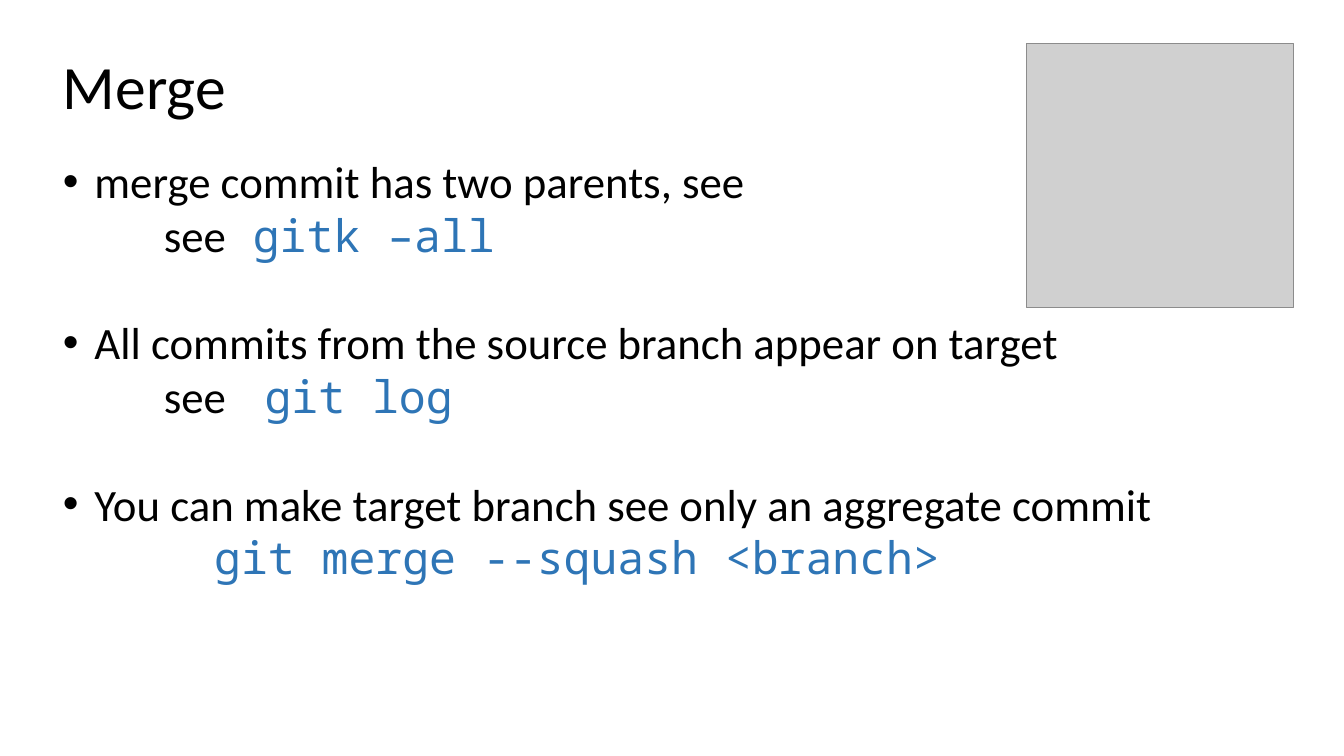
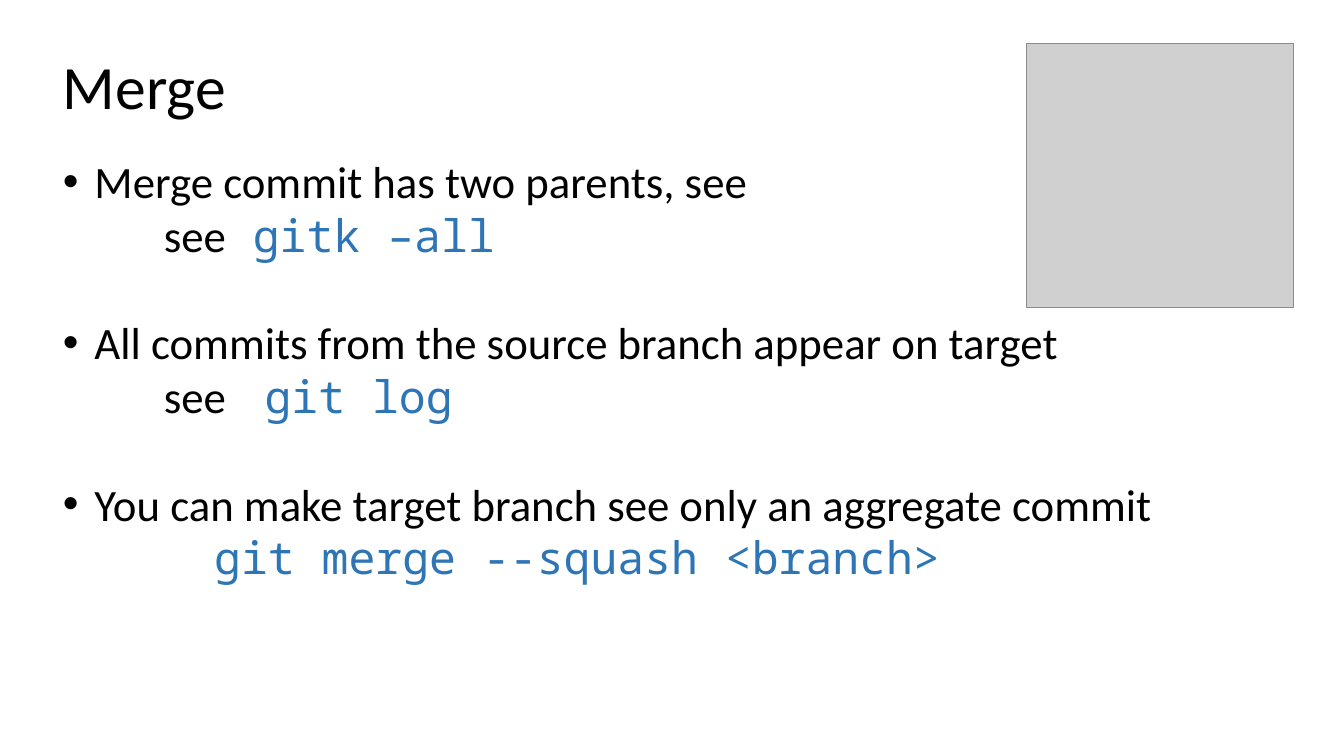
Before and after one commit to ogvolkov/git-101, a slide deck: slide 21 of git101.pptx (slide 20 before the commit). Drawn at 1344x756 pixels with LibreOffice and Linux fonts; fonts in the diff are those of the drawing; grey boxes stand for pictures. Boxes give left, top, right and bottom in pixels: in the first picture for what was removed or moved away, otherwise in the second. Text is boxed around its words. In the diff, an @@ line names an element or a change of style, - is before the commit and + after.

```diff
--- a/git101.pptx
+++ b/git101.pptx
@@ text at box(94, 167, 747, 206): text changed @@
-• merge commit has two parents, see
+• Merge commit has two parents, see
```
Also in this commit, not shown: 1 other slide changed, 8 slides added.
